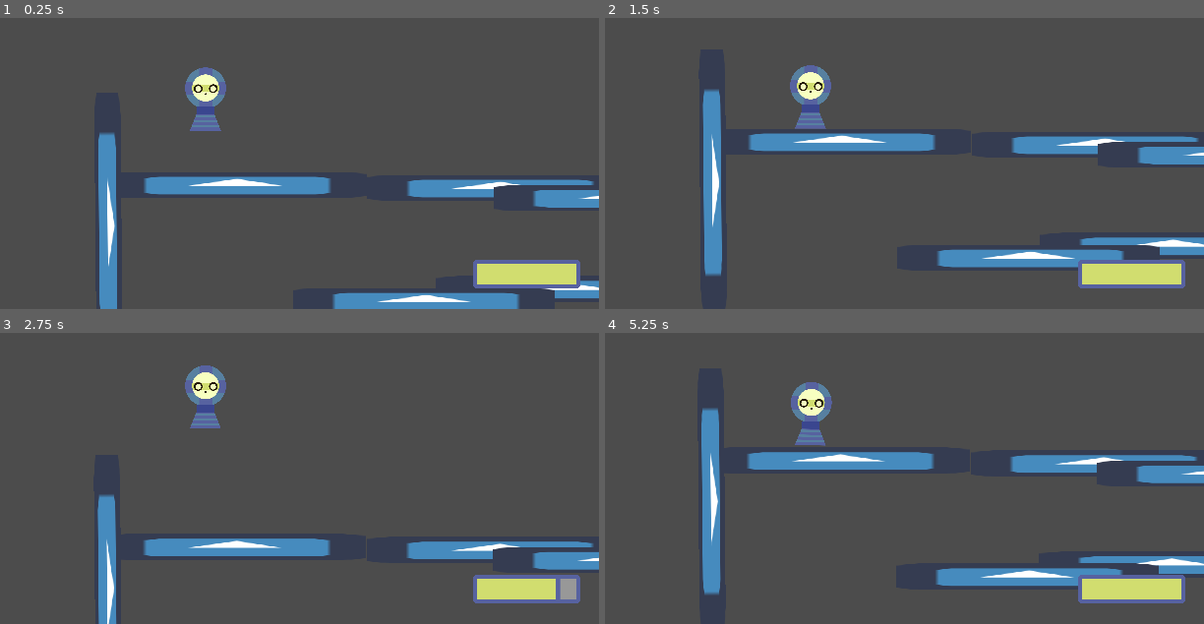
Above: before the commit, frames 1-4 (two rows, left to right).
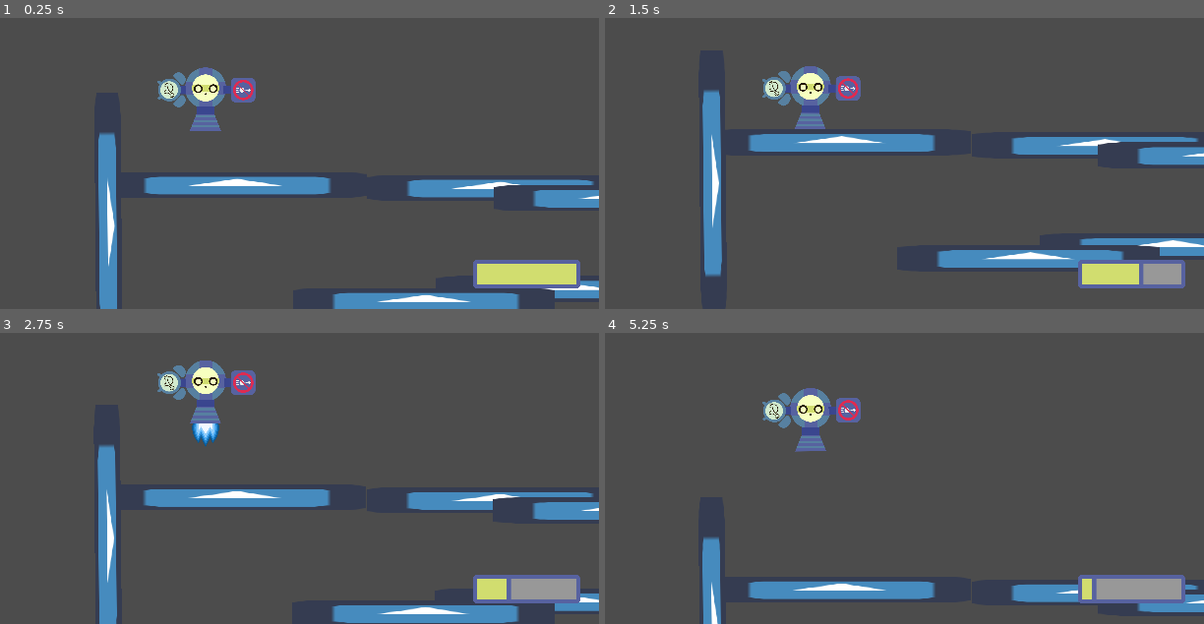
Above: after the commit, the same moments.

Repository: KoshakiDev/GodotWildJam13Mar2021
Game: Godot game, scene res://Source/Levels/DebugLevel.tscn
Two runs of this game, one before a commit and one after it. Both use one fixed random seed, a clock stepped at 60 frames per second and the inputs below. The engine's default icon, where the game draws it, is replaced by a stand-in: a white triangle on a blue panel in a dark square.
Inputs:
- Up to frame 1 (0.25 s): no input
- Up to frame 2 (1.5 s): hold Right (move_right) 0.53-1.28 s; tap Shift (use_module_2) at 0.6 s; tap F (use_module_4) at 0.8, 1.35 s; hold Left (move_left) from 1.28 s (still down)
- Up to frame 3 (2.75 s): tap Shift (use_module_2) at 1.55 s; release Left (move_left) at 2.03 s; hold Right (move_right) from 2.03 s (still down); tap Space (use_module_1) at 2.1 s; tap F (use_module_4) at 2.3 s
- Up to frame 4 (5.25 s): tap Shift (use_module_2) at 2.85, 4.35 s; release Right (move_right) at 3.53 s; hold Left (move_left) from 3.53 s (still down); tap F (use_module_4) at 3.6, 5.1 s

The runs differ from the first frame. In frame 1, 0.8% of the frame differs, in the area x 26-43%, y 18-31%; in frame 2, 2.7%; in frame 3, 13%; in frame 4, 14%, in the area x 16-100%, y 16-100%.

Commit message:
Created anti gravity module [WIP]

Diff:
--- a/Source/Entities/Player/Player.tscn
+++ b/Source/Entities/Player/Player.tscn
@@ -1,9 +1,11 @@
-[gd_scene load_steps=35 format=2]
+[gd_scene load_steps=37 format=2]
 
 [ext_resource path="res://Source/Modules/Head/PlayerHead.tscn" type="PackedScene" id=1]
 [ext_resource path="res://Source/Modules/Thruster/SmallThruster.tscn" type="PackedScene" id=2]
 [ext_resource path="res://Source/Modules/ModuleManager.gd" type="Script" id=3]
 [ext_resource path="res://Source/Entities/Player/Player.gd" type="Script" id=4]
+[ext_resource path="res://Source/Modules/TimeSlower/TimeSlower.tscn" type="PackedScene" id=5]
+[ext_resource path="res://Source/Modules/GravityNuller/GravityNuller.tscn" type="PackedScene" id=6]
 
 [sub_resource type="PhysicsMaterial" id=1]
 bounce = 0.15
@@ -126,5 +128,9 @@
 
 [node name="Thruster" parent="ModuleManager" instance=ExtResource( 2 )]
 
+[node name="TimeSlower" parent="ModuleManager" instance=ExtResource( 5 )]
+
+[node name="GravityNuller" parent="ModuleManager" instance=ExtResource( 6 )]
+
 [node name="EnergyRefillTimer" type="Timer" parent="ModuleManager"]
 one_shot = true
--- /dev/null
+++ b/Source/Modules/Connector.tscn
@@ -0,0 +1,6 @@
+[gd_scene load_steps=2 format=2]
+
+[ext_resource path="res://Source/Modules/Connector.gd" type="Script" id=1]
+
+[node name="Connector" type="Position2D"]
+script = ExtResource( 1 )
--- /dev/null
+++ b/Source/Modules/GravityNuller/GravityNuller.gd
@@ -0,0 +1,5 @@
+extends Module
+
+
+func use(_event: InputEvent):
+	print("null gravity")
--- /dev/null
+++ b/Source/Modules/GravityNuller/GravityNuller.tscn
@@ -0,0 +1,27 @@
+[gd_scene load_steps=4 format=2]
+
+[ext_resource path="res://Source/Modules/GravityNuller/GravityNuller.gd" type="Script" id=1]
+[ext_resource path="res://Resources/Art/Player/Modules/Anti_Gravity.png" type="Texture" id=2]
+[ext_resource path="res://Source/Modules/Connector.tscn" type="PackedScene" id=3]
+
+[node name="GravityNuller" type="Node2D" groups=[
+"modules",
+]]
+script = ExtResource( 1 )
+energy_consumption = 10.0
+module_type = 1
+
+[node name="Sprite" type="Sprite" parent="."]
+scale = Vector2( 0.4, 0.4 )
+texture = ExtResource( 2 )
+offset = Vector2( 0, 70 )
+
+[node name="CollisionBoxes" type="Node2D" parent="."]
+scale = Vector2( 0.4, 0.4 )
+
+[node name="Connections" type="Node2D" parent="."]
+scale = Vector2( 0.4, 0.4 )
+
+[node name="Connector" parent="Connections" instance=ExtResource( 3 )]
+direction_string = "Up"
+connection_type = 1
--- a/Source/Modules/Head/PlayerHead.tscn
+++ b/Source/Modules/Head/PlayerHead.tscn
@@ -30,3 +30,15 @@
 position = Vector2( 0, 50 )
 script = ExtResource( 3 )
 direction_string = "Down"
+
+[node name="Connector2" type="Position2D" parent="Connections" index="1"]
+position = Vector2( 55, 0 )
+script = ExtResource( 3 )
+direction_string = "Right"
+connection_type = 1
+
+[node name="Connector3" type="Position2D" parent="Connections" index="2"]
+position = Vector2( -55, 0 )
+script = ExtResource( 3 )
+direction_string = "Left"
+connection_type = 1
--- a/Source/Modules/ModuleManager.gd
+++ b/Source/Modules/ModuleManager.gd
@@ -37,14 +37,23 @@
 func setup() -> void:
 	var head: Module = $PlayerHead
 	var thruster: Module = $Thruster
-
+	var time_slower: Module = $TimeSlower
+	var gravity_nuller: Module = $GravityNuller
 	# Register the modules.
 	register_module(head)
 	register_module(thruster, "use_module_1")
+	register_module(time_slower, "use_module_4")
+	register_module(gravity_nuller, "use_module_2")
 
 	# Connect the thruster to the head.
 	head.connect_module(thruster, head.get_connector_in(Vector2.DOWN),
 		thruster.get_connector_in(Vector2.UP))
+
+	head.connect_module(time_slower, head.get_connector_in(Vector2.LEFT),
+		time_slower.get_connector_in(Vector2.UP))
+
+	head.connect_module(gravity_nuller, head.get_connector_in(Vector2.RIGHT),
+		gravity_nuller.get_connector_in(Vector2.UP))
 
 	# Refill energy initially.
 	refill_energy()
--- /dev/null
+++ b/Source/Modules/TimeSlower/TimeSlower.gd
@@ -0,0 +1,11 @@
+extends Module
+
+onready var timer: Timer = $Timer
+
+func use(_event: InputEvent):
+	Engine.set_time_scale(0.5)
+	timer.start()
+
+
+func _on_Timer_timeout():
+	Engine.set_time_scale(1)
--- /dev/null
+++ b/Source/Modules/TimeSlower/TimeSlower.tscn
@@ -0,0 +1,39 @@
+[gd_scene load_steps=5 format=2]
+
+[ext_resource path="res://Source/Modules/TimeSlower/TimeSlower.gd" type="Script" id=1]
+[ext_resource path="res://Resources/Art/Player/Modules/Time_Slow_Module.png" type="Texture" id=2]
+[ext_resource path="res://Source/Modules/Connector.gd" type="Script" id=3]
+
+[sub_resource type="CircleShape2D" id=1]
+radius = 67.0
+
+[node name="TimeSlower" type="Node2D" groups=[
+"modules",
+]]
+script = ExtResource( 1 )
+energy_consumption = 50.0
+module_type = 1
+
+[node name="Sprite" type="Sprite" parent="."]
+scale = Vector2( 0.4, 0.4 )
+texture = ExtResource( 2 )
+offset = Vector2( 0, 70 )
+
+[node name="CollisionBoxes" type="Node2D" parent="."]
+
+[node name="CollisionShape2D" type="CollisionShape2D" parent="CollisionBoxes"]
+position = Vector2( 0, 33 )
+scale = Vector2( 0.4, 0.4 )
+shape = SubResource( 1 )
+
+[node name="Connections" type="Node2D" parent="."]
+
+[node name="Connector" type="Position2D" parent="Connections"]
+script = ExtResource( 3 )
+direction_string = "Up"
+connection_type = 1
+
+[node name="Timer" type="Timer" parent="."]
+one_shot = true
+
+[connection signal="timeout" from="Timer" to="." method="_on_Timer_timeout"]
Binary file added: Resources/Art/Player/Modules/Anti_Gravity.png
Not shown, added: Resources/Art/Player/Modules/Anti_Gravity.png.import
Binary file added: Resources/Art/Player/Modules/Time_Slow_Module.png
Not shown, added: Resources/Art/Player/Modules/Time_Slow_Module.png.import
